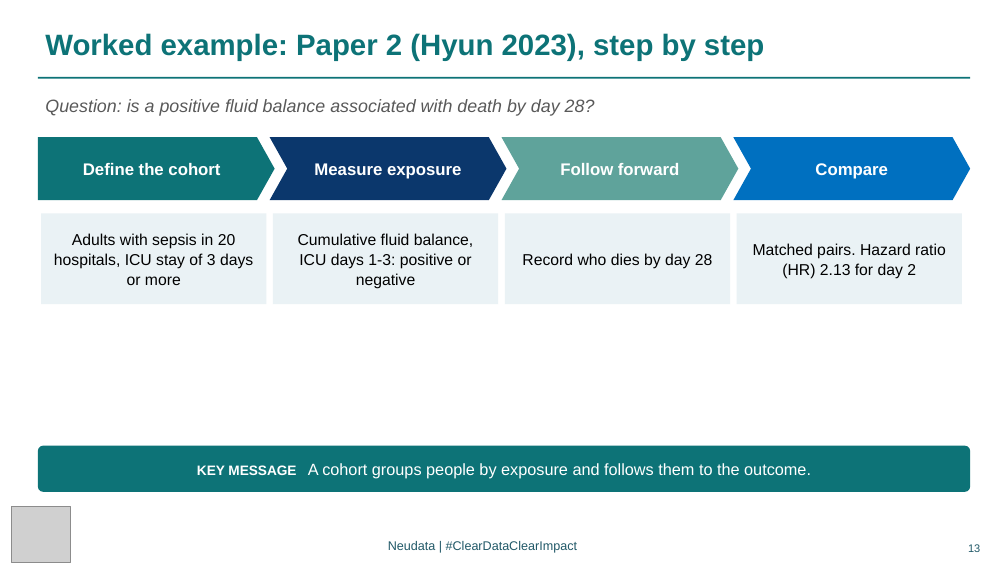
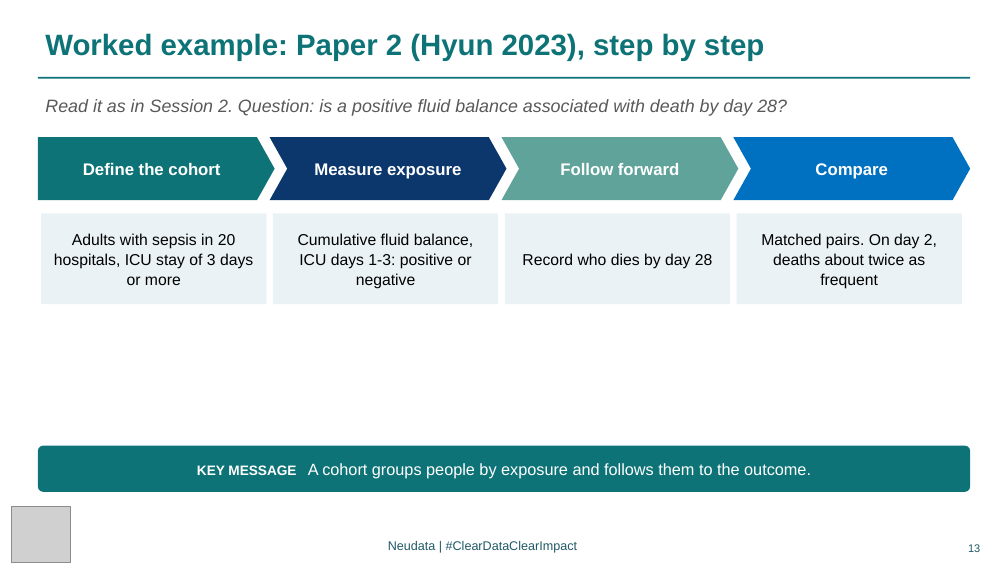
Before and after one commit to neu-data/FoundationsofClinicalResearch, a slide deck: slide 13 of en/files/slides/Session_3_EN.pptx. Drawn at 1008x567 pixels with LibreOffice and Linux fonts; fonts in the diff are those of the drawing; grey boxes stand for pictures. Boxes give left, top, right and bottom in pixels: in the first picture for what was removed or moved away, otherwise in the second. Text is boxed around its words. In the diff, an @@ line names an element or a change of style, - is before the commit and + after.

Commit message:
Rebuild site: Session 3 plain-words result, Session 6 RR/OR/HR slide

```diff
--- a/en/files/slides/Session_3_EN.pptx
+++ b/en/files/slides/Session_3_EN.pptx
@@ text at bbox=[45, 99, 787, 116]: text changed @@
-Question: is a positive fluid balance associated with death by day 28?
+Read it as in Session 2. Question: is a positive fluid balance associated with death by day 28?
@@ text in rectangle at bbox=[761, 233, 937, 289]: text changed @@
-Matched pairs. Hazard ratio (HR) 2.13 for day 2
+Matched pairs. On day 2, deaths about twice as frequent
```
Also in this commit, not shown: 1 other slide changed, 19 other files.
